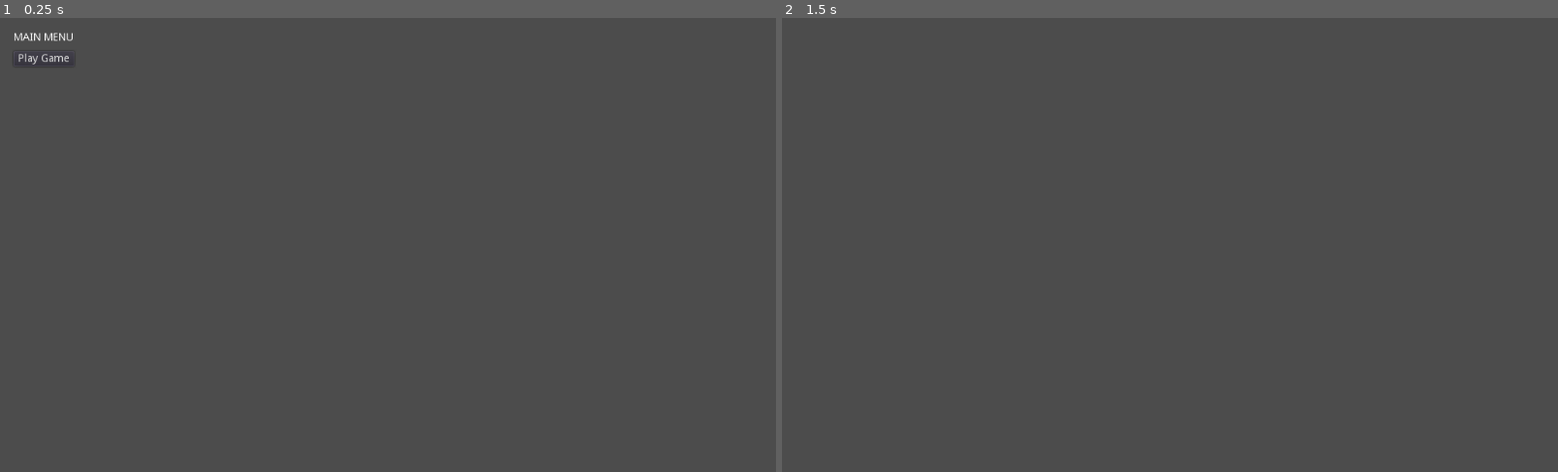
Above: before the commit, frames 1-2 (left to right).
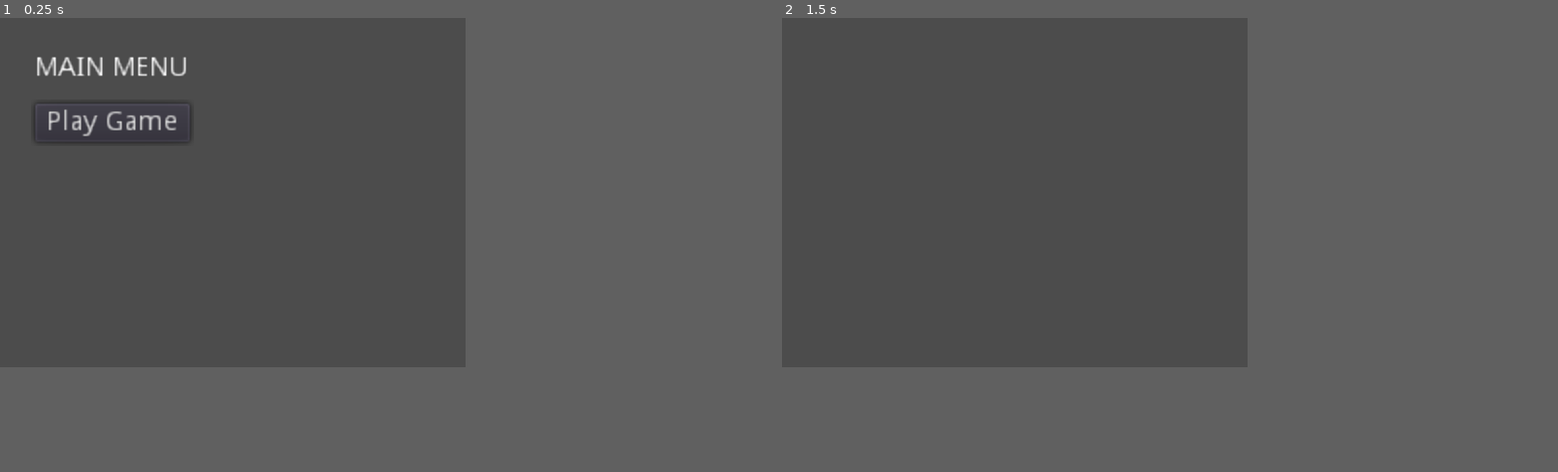
Above: after the commit, the same moments.

Repository: HoneyPony/ld49
Game: Godot game, scene res://main_menu/MainMenu.tscn
Two runs of this game, one before a commit and one after it. Both use one fixed random seed, a clock stepped at 60 frames per second and the inputs below. Before the commit the project has no main scene; this scene is started directly in both runs.
Inputs:
- Up to frame 1 (0.25 s): no input
- Up to frame 2 (1.5 s): click "Play Game" at 0.5 s; tap Enter at 1.25 s
In our replay, the window is 800x468 before the commit and 480x360 after it. These sizes can differ from the game's own. Grey fills any space a smaller window leaves; there, only what the larger window draws over its background counts as a difference.

The runs differ from the first frame. In frame 1, 0.9% of the frame differs, in the area x 1-25%, y 3-28%; in frame 2, only the window size differs.

Commit message:
Create a helpful shader for my niche GLES2 problem.

Diff:
--- a/default_env.tres
+++ b/default_env.tres
@@ -1,5 +1,7 @@
 [gd_resource type="Environment" load_steps=2 format=2]
+
 [sub_resource type="ProceduralSky" id=1]
+
 [resource]
 background_mode = 2
 background_sky = SubResource( 1 )
--- /dev/null
+++ b/misc/GLES2RepeatingTexture.gdshader
@@ -0,0 +1,9 @@
+shader_type canvas_item;
+
+void fragment() {
+	vec2 uv = UV;
+	uv.x = mod(uv.x, 1.0);
+	uv.y = mod(uv.y, 1.0);
+
+	COLOR = texture(TEXTURE, uv);
+}
--- a/project.godot
+++ b/project.godot
@@ -11,7 +11,18 @@
 [application]
 
 config/name="LD49"
+run/main_scene="res://main_menu/MainMenu.tscn"
 config/icon="res://icon.png"
+
+[autoload]
+
+GS="*res://GlobalState.gd"
+
+[display]
+
+window/size/width=480
+window/size/height=360
+window/stretch/shrink=2.0
 
 [physics]
 
Not shown, added: export_presets.cfg
Binary file added: misc/test_repeating_texture.aseprite
Binary file added: misc/test_repeating_texture.png
Not shown, added: misc/test_repeating_texture.png.import
